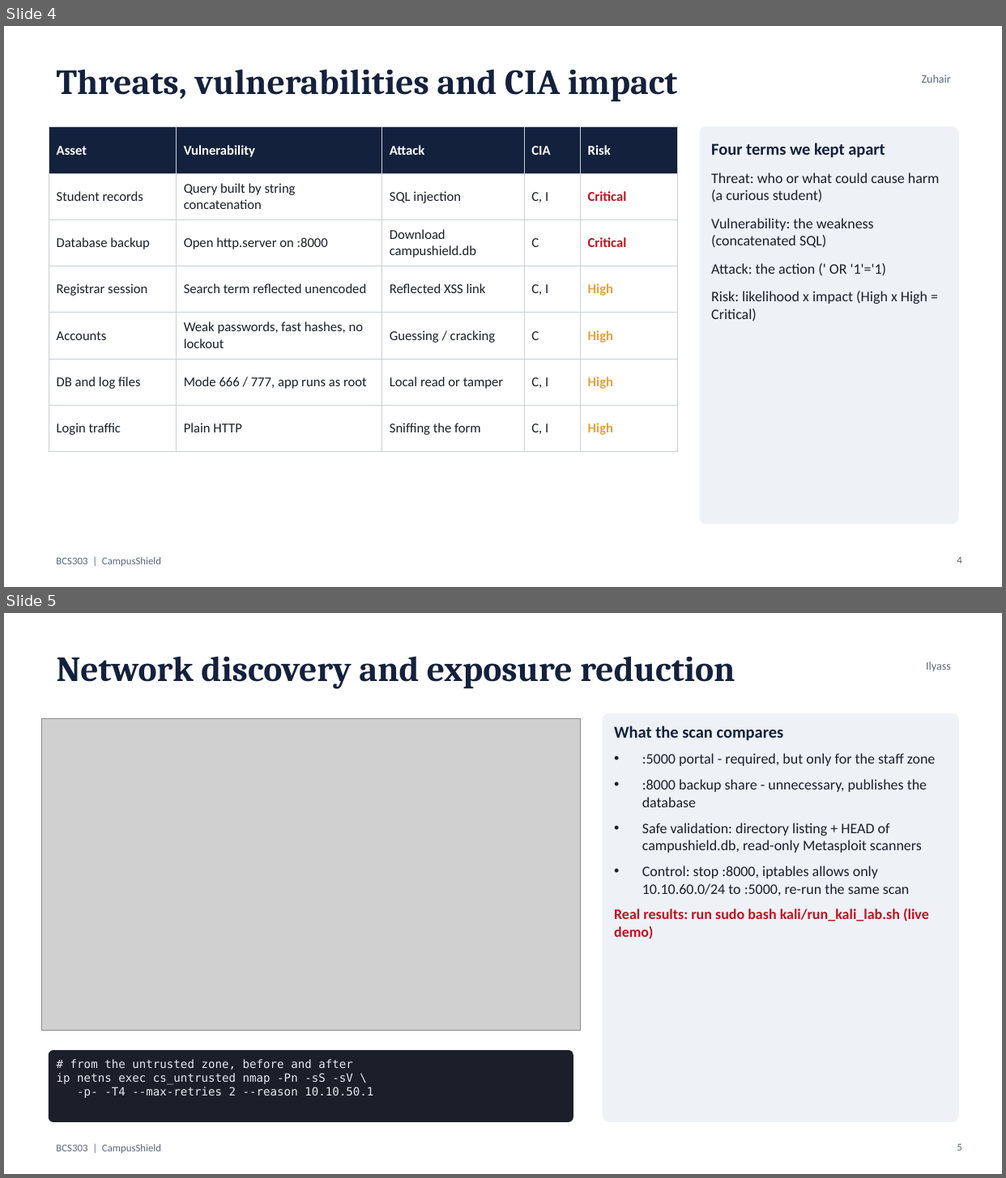
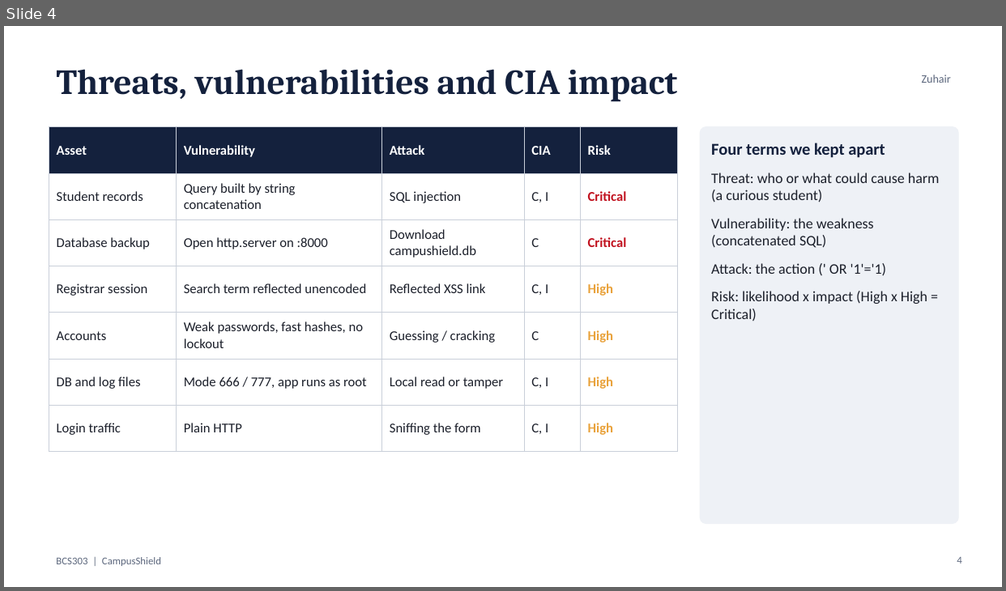
Before and after one commit to zuhairhalawa/BCS303-CampusShield, a slide deck: presentation/CampusShield_Presentation.pptx. Shown one above the other, each under a label of ours: slides 4 and 5 before the commit, slide 4 after it. The pictures are 1006x1178 and 1006x591 pixels, drawn with LibreOffice and Linux fonts; fonts in the diff are those of the drawing; grey boxes stand for pictures. Boxes give left, top, right and bottom in pixels: in the first picture for what was removed or moved away, otherwise in the second. Text is boxed around its words. In the diff, an @@ line names an element or a change of style, - is before the commit and + after.

Commit message:
Update report and slides with the real Kali results
Report: lab environment and isolation (internal Docker network, VM settings), real
attack-surface table, Nmap before/after comparison, permission and firewall findings,
TLS 1.3 vs readable HTTP capture, Kali monitoring alert, scorecard and conclusion.
No PENDING sections remain (41 pages). Slides 5, 10 and 11 show the Kali output with
large-font renders; diagrams no longer describe a VM run. Checklist and handover updated.

```diff
--- a/presentation/CampusShield_Presentation.pptx
+++ b/presentation/CampusShield_Presentation.pptx
@@ slide 5 removed at (4,613,1002,1174), background #FFFFFF; not listed: 1 template element that a slide beside it also shows @@
@@ title removed at (57,656,735,689) @@
-Network discovery and exposure reduction
@@ text removed at (926,662,951,671) @@
-Ilyass
@@ picture removed at (41,719,581,1032) @@
@@ rounded rectangle removed at (603,714,958,1122) @@
@@ text removed at (614,726,936,939) @@
-What the scan compares
-• :5000 portal - required, but only for the staff zone
-• :8000 backup share - unnecessary, publishes the database
-• Safe validation: directory listing + HEAD of campushield.db, read-only Metasploit scanners
-• Control: stop :8000, iptables allows only 10.10.60.0/24 to :5000, re-run the same scan
-Real results: run sudo bash kali/run_kali_lab.sh (live demo)
@@ rounded rectangle removed at (49,1051,573,1122) @@
@@ text removed at (57,1059,373,1098) @@
-# from the untrusted zone, before and after
-ip netns exec cs_untrusted nmap -Pn -sS -sV \
--p- -T4 --max-retries 2 --reason 10.10.50.1
@@ page number removed at (957,1144,961,1151) @@
-5
```
Also in this commit, not shown: 2 slides changed, 2 slides added, 1 other slide removed, 20 other files.
